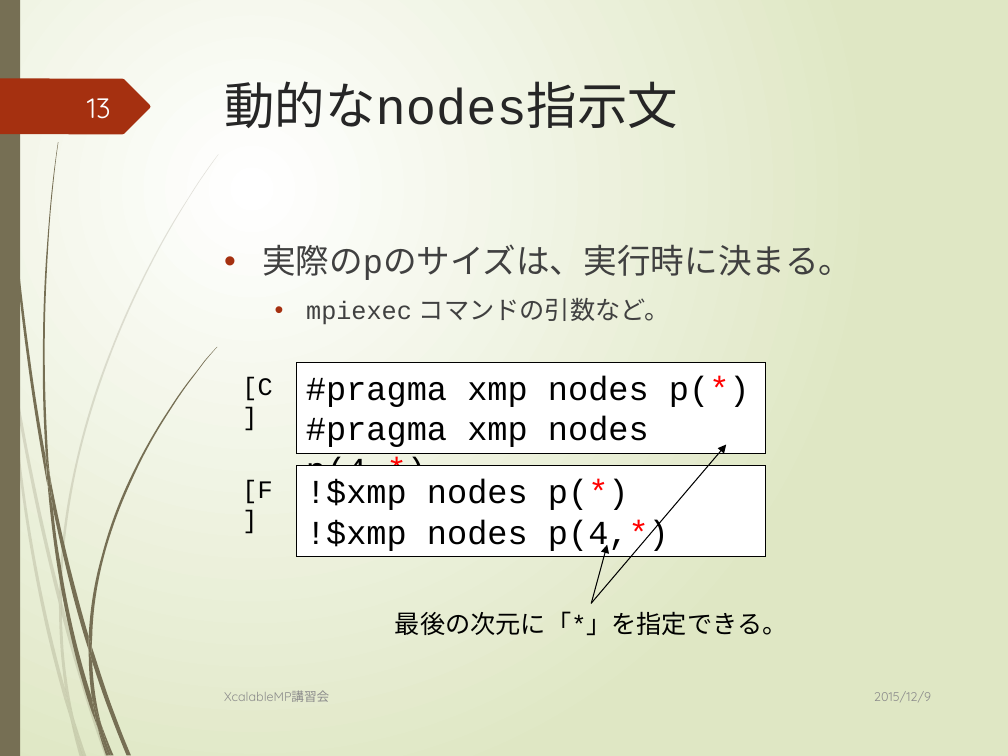
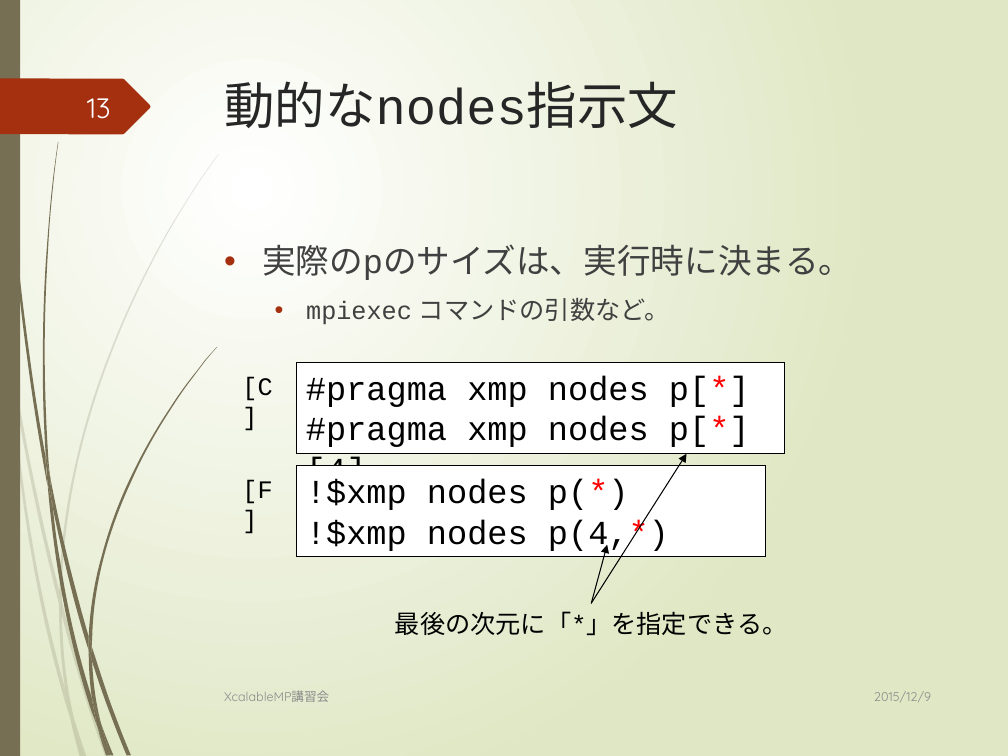
Before and after one commit to XcalableMP/Lecture, a slide deck: slide 13 of beginner/1.overview.pptx. Drawn at 1008x756 pixels with LibreOffice and Linux fonts; fonts in the diff are those of the drawing. Boxes give left, top, right and bottom in pixels: in the first picture for what was removed or moved away, otherwise in the second. Text is boxed around its words. In the diff, an @@ line names an element or a change of style, - is before the commit and + after.

```diff
--- a/beginner/1.overview.pptx
+++ b/beginner/1.overview.pptx
@@ rectangle "#pragma xmp nodes p[*]": place and size @@
-rectangle "#pragma xmp nodes p[*]" at [296, 362, 766, 454]
+rectangle "#pragma xmp nodes p[*]" at [296, 362, 785, 454]
@@ text in rectangle at [306, 376, 750, 490]: text changed @@
-#pragma xmp nodes p(*)
-#pragma xmp nodes p(4,*)
+#pragma xmp nodes p[*]
+#pragma xmp nodes p[*][4]
@@ arrow moved from (592, 603) - (726, 445) to (592, 603) - (686, 454) @@
```
Also in this commit, not shown: 20 other slides changed, 15 other files.
